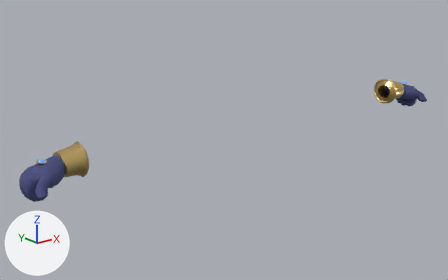
Before and after pictures for a commit that changed the glTF model game/assets/characters/hero/wear/runed_glove.glb.
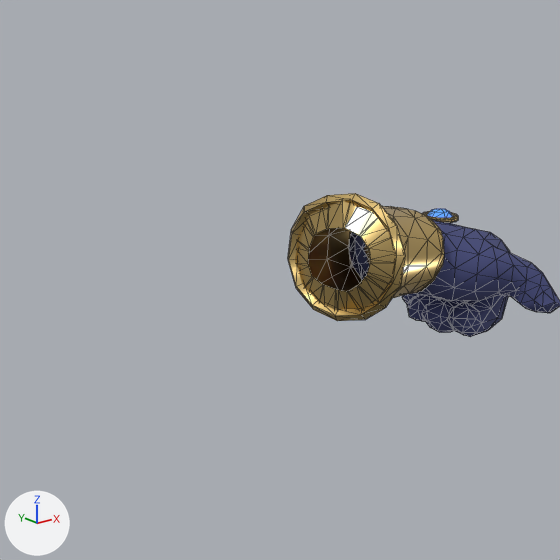
Each version is shown whole from a 50 mm lens placed at (-1.378, -1.511, 2.022), pointed at (-0.12, 0.062, 1.393), then close up on the part from 71% to 95% of the width and 15% to 54% of the height. Arrows for +X, +Y and +Z are at lower left; the lights stay in place. The first two pictures are the older version. The close-ups show mesh edges as thin lines. Vertices at exactly the same position are counted once.

The first close-up shows 'wear_L'.
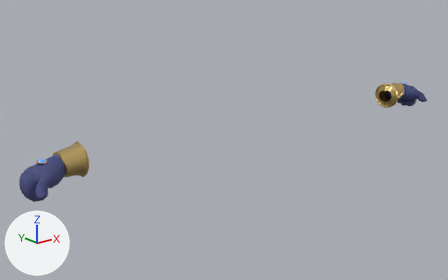
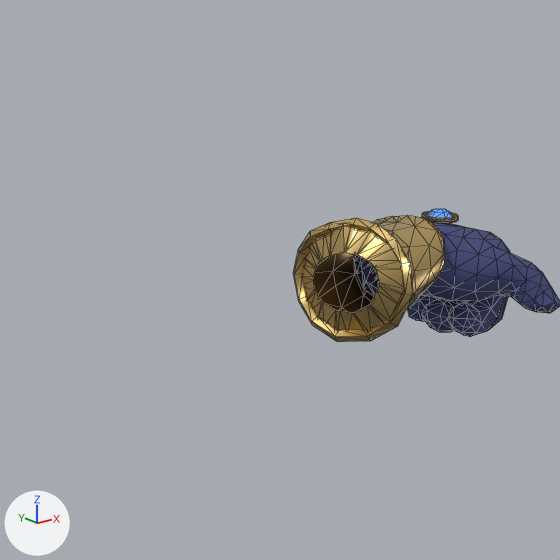
The newer file adds a shape key; the second version is drawn at full value of the shape key 'female' of 'wear_L', and the change is written as the vertex moves it makes.

What the commit changed:
me_wear_l is used by ob_wear_l; location (0.0, 0.0, 0.0).
me_wear_l had 653 vertices, 1201 faces and spanned x 0.664..0.849, y -0.09..0.062, z 1.378..1.51.
me_wear_l now has 653 vertices, 1201 faces and spans x 0.661..0.849, y -0.09..0.054, z 1.378..1.491.
me_wear_l part 1: 273 of 653 vertices moved; they spanned x 0.664..0.763, y -0.046..0.062, z 1.408..1.51 and now span x 0.661..0.762, y -0.056..0.054, z 1.391..1.491; mean shift (0.0, -0.004, -0.009); largest move (0.664, 0.02, 1.481) -> (0.662, 0.014, 1.461).

Boxes (x1, y1, x2, y2) around the edits, measured in the close-ups (560 x 560 px; the box of a moved part takes in the faces that stretch with it):
'wear_L', reshaped
    before: (288, 193, 560, 337)
    after: (293, 209, 560, 342)
part 1 of me_wear_l, moved or reshaped
    before: (288, 193, 461, 321)
    after: (293, 215, 461, 342)
